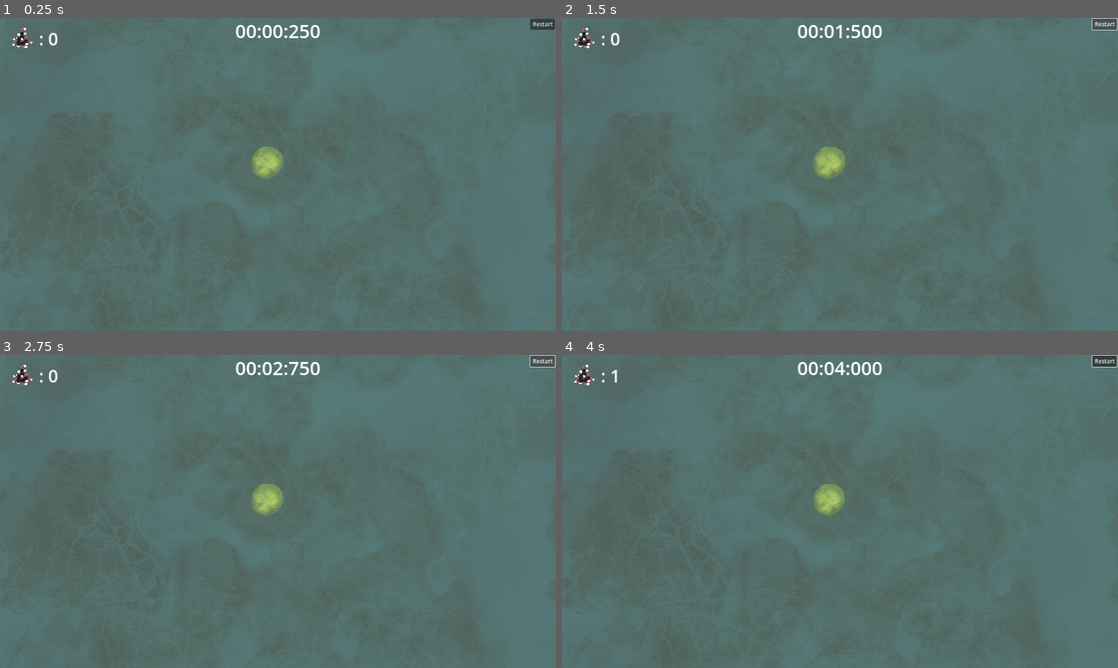
Above: before the commit, frames 1-4 (two rows, left to right).
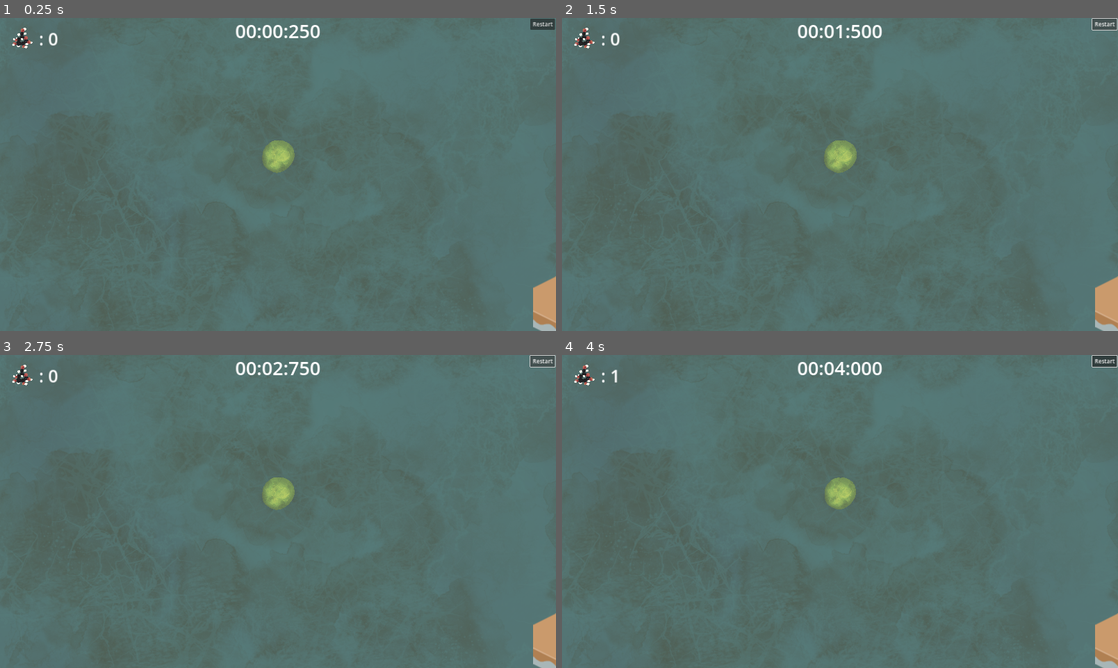
Above: after the commit, the same moments.

Repository: MarianPoirot/Gamejam-cellule
Game: Godot game, scene res://Scenes/main.tscn
Two runs of this game, one before a commit and one after it. Both use one fixed random seed, a clock stepped at 60 frames per second and the inputs below.
Inputs (mouse positions are in pixels of both pictures, inside the frame that each line leads up to):
- Up to frame 1 (0.25 s): no input
- Up to frame 2 (1.5 s): click "Restart" at 0.5 s; click "Restart" at 1.25 s
- Up to frame 3 (2.75 s): click "Restart" at 2 s
- Up to frame 4 (4 s): move the mouse to (828, 498) at 2.77 s; click (828, 498) at 2.92 s; move the mouse to (728, 527) at 3.52 s; click (728, 527) at 3.67 s

The runs differ from the first frame. In frame 1, 1.2% of the frame differs, in the area x 45-100%, y 39-100%; in frame 2, 1.2%; in frame 3, 1.2%; in frame 4, 1.2%.

Commit message:
Update Separation

Diff:
--- a/Assets/MainMap.tres
+++ b/Assets/MainMap.tres
@@ -6,12 +6,10 @@
 texture = ExtResource("1_gj07g")
 texture_region_size = Vector2i(65, 89)
 0:0/0 = 0
-0:0/0/texture_origin = Vector2i(0, -11)
 2:0/0 = 0
-2:0/0/texture_origin = Vector2i(0, -11)
 
 [resource]
 tile_shape = 3
-tile_layout = 2
-tile_size = Vector2i(64, 64)
+tile_layout = 1
+tile_size = Vector2i(80, 80)
 sources/0 = SubResource("TileSetAtlasSource_bc25h")
--- a/Scenes/main.tscn
+++ b/Scenes/main.tscn
@@ -23,13 +23,11 @@
 texture = ExtResource("3_76do6")
 
 [node name="Map" type="TileMap" parent="."]
-visible = false
-position = Vector2(3, 3)
+position = Vector2(0, 32)
+scale = Vector2(2, 2)
 tile_set = ExtResource("2_hpp5r")
 format = 2
 script = ExtResource("3_yfgde")
-
-[node name="Camera2D" type="Camera2D" parent="."]
 
 [node name="PinTimer" type="Timer" parent="."]
 
--- a/Scripts/Map.gd
+++ b/Scripts/Map.gd
@@ -2,20 +2,40 @@
 
 class_name Map
 
-var productiveCellCoord : Vector2i = Vector2i(2,0)
+var occupedTile : Vector2i = Vector2i(0,0)
 
 func _ready():
 	var center : Vector2i = Vector2i(get_viewport_rect().size/2) - (tile_set.tile_size/2)
 	var cellPos : Vector2i = local_to_map(center)
-	set_cell(0, cellPos,0, productiveCellCoord)
-
-func isProductiveCell() -> bool:
-	var textureCoord = get_cell_atlas_coords(0, local_to_map(get_local_mouse_position()))
-	return textureCoord == productiveCellCoord
+	set_cell(0, cellPos,0, occupedTile)
 
 func alignCoord(coord : Vector2) -> Vector2:
 	var cell = local_to_map(coord)
 	return map_to_local(cell)
 
+func findNeighbor(worldCoord : Vector2) -> Vector2:
+	var neighbors = []
+	var cellCoord = local_to_map(worldCoord)
+	neighbors.append(get_neighbor_cell(cellCoord,TileSet.CELL_NEIGHBOR_RIGHT_SIDE))
+	neighbors.append(get_neighbor_cell(cellCoord,TileSet.CELL_NEIGHBOR_LEFT_SIDE))
+	neighbors.append(get_neighbor_cell(cellCoord,TileSet.CELL_NEIGHBOR_BOTTOM_RIGHT_SIDE))
+	neighbors.append(get_neighbor_cell(cellCoord,TileSet.CELL_NEIGHBOR_BOTTOM_LEFT_SIDE))
+	neighbors.append(get_neighbor_cell(cellCoord,TileSet.CELL_NEIGHBOR_BOTTOM_RIGHT_SIDE))
+	neighbors.append(get_neighbor_cell(cellCoord,TileSet.CELL_NEIGHBOR_TOP_LEFT_SIDE))
+	neighbors.append(get_neighbor_cell(cellCoord,TileSet.CELL_NEIGHBOR_TOP_RIGHT_SIDE))
+
+	randomize()
+
+	neighbors.shuffle()
+	for i in range(neighbors.size()):
+		if(get_cell_atlas_coords(0,neighbors[i]) != occupedTile):
+			set_cell(0,neighbors[i],0,occupedTile)
+			return map_to_local(neighbors[i])
+	return worldCoord
+
 func center() -> Vector2:
 	return Vector2i(get_viewport_rect().size/2) - (tile_set.tile_size/2)
+
+func align(coord) -> Vector2:
+	var mapCoord = local_to_map(coord)
+	return map_to_local(mapCoord)
--- a/Scripts/UI/InGame.gd
+++ b/Scripts/UI/InGame.gd
@@ -12,7 +12,6 @@
 func _startRun():
 	_runStart = Time.get_ticks_msec()
 
-# Called every frame. 'delta' is the elapsed time since the previous frame.
 func _process(_delta):
 	updateTime()
 
--- a/Scripts/main.gd
+++ b/Scripts/main.gd
@@ -22,11 +22,21 @@
 	UI._startRun()
 	UI.updateResources(nbResource)
 	_pinTimer.start(rng.randi_range(1,5))
-	newCell(_map.center())
+
+	#Cellule originelle
+	var gridCoord = _map.alignCoord(_map.center())
+	var cell = _cellScene.instantiate()
+	cell.position = gridCoord
+	cell.getHit.connect(HitBase)
+	_cellulesPool.add_child(cell)
+	cell.Spawn(gridCoord)
 
 func new_game():
 	$MobTimer.start()
 
+func _unhandled_input(event):
+	if(event is InputEventMouseButton and event.button_index == MOUSE_BUTTON_RIGHT and event.is_pressed()):
+		newCell(_map.center())
 
 func _spawnPin():
 	var entity : Node2D = _pinScene.instantiate()
@@ -64,16 +74,16 @@
 	# Set the velocity (speed & direction).
 	mob.velocity = Vector2(randf_range(mob.min_speed, mob.max_speed), 0)
 
-
 func _on_start_button_button_down():
 	$MobTimer.stop()
 	get_tree().call_group("mobs", "queue_free")
 	new_game()
 
 func newCell(origine : Vector2):
-	var gridCoord = _map.alignCoord(origine)
-	var cell = _cellScene.instantiate()
-	cell.position = _map.center()
-	cell.getHit.connect(HitBase)
-	_cellulesPool.add_child(cell)
-	cell.Spawn(_map.center())
+	var dest = _map.findNeighbor(origine)
+	if dest != origine:
+		var cell = _cellScene.instantiate()
+		cell.position = origine
+		cell.getHit.connect(HitBase)
+		_cellulesPool.add_child(cell)
+		cell.Spawn(dest)
